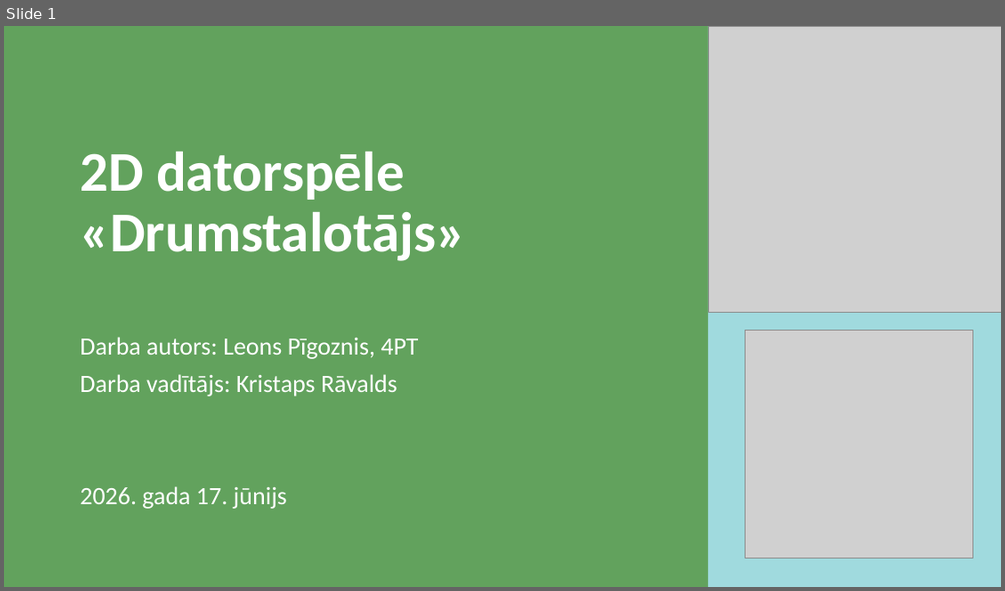
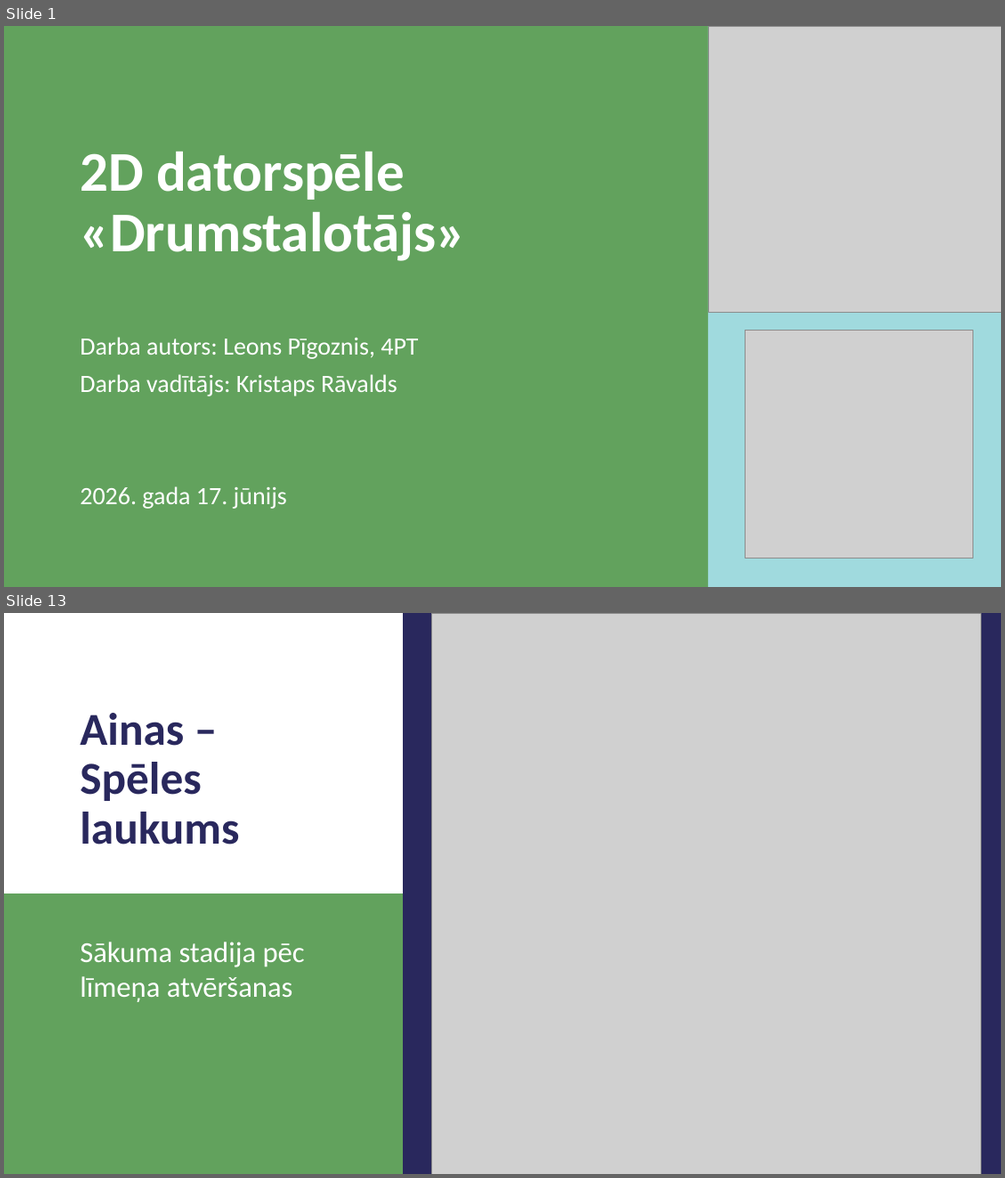
Before and after one commit to 1ivyatan/drumstalotajs, a slide deck: Documentation/Prezentācija.pptx. Shown one above the other, each under a label of ours: slide 1 before the commit, slides 1 and 13 after it; the slides between them are not shown. The pictures are 1005x591 and 1005x1178 pixels, drawn with LibreOffice and Linux fonts; fonts in the diff are those of the drawing; grey boxes stand for pictures. Boxes give left, top, right and bottom in pixels: in the first picture for what was removed or moved away, otherwise in the second. Text is boxed around its words. In the diff, an @@ line names an element or a change of style, - is before the commit and + after.

Commit message:
screenshots

```diff
--- a/Documentation/Prezentācija.pptx
+++ b/Documentation/Prezentācija.pptx
@@ slide 13 added at (4,613,1001,1174), background #29285D @@
@@ rectangle added at (4,613,403,893), fill #FFFFFF @@
@@ picture added at (432,613,980,1174) @@
@@ title added at (80,713,239,844), 44 pt, text #29285D, bold @@
+Ainas – Spēles laukums
@@ rectangle added at (4,893,403,1174), fill #62A25D @@
@@ text added at (80,941,305,1002), 28 pt, text #FFFFFF @@
+Sākuma stadija pēc līmeņa atvēršanas
```
Also in this commit, not shown: 7 slides changed, 20 other slides added.
